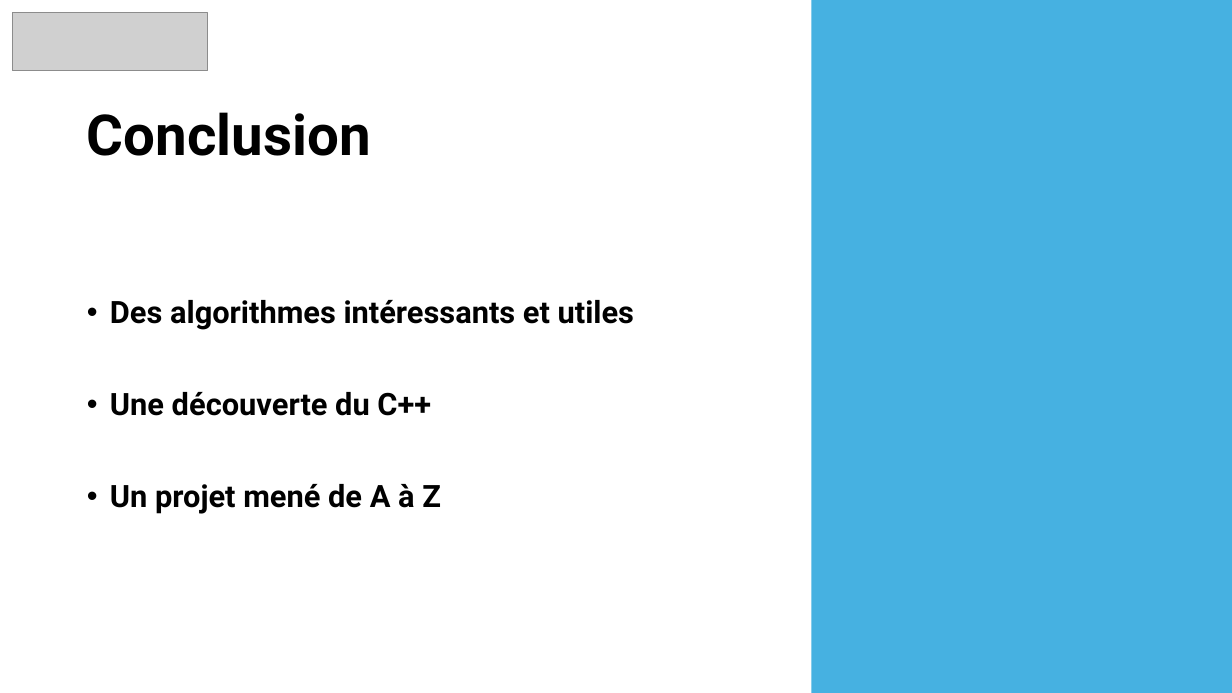
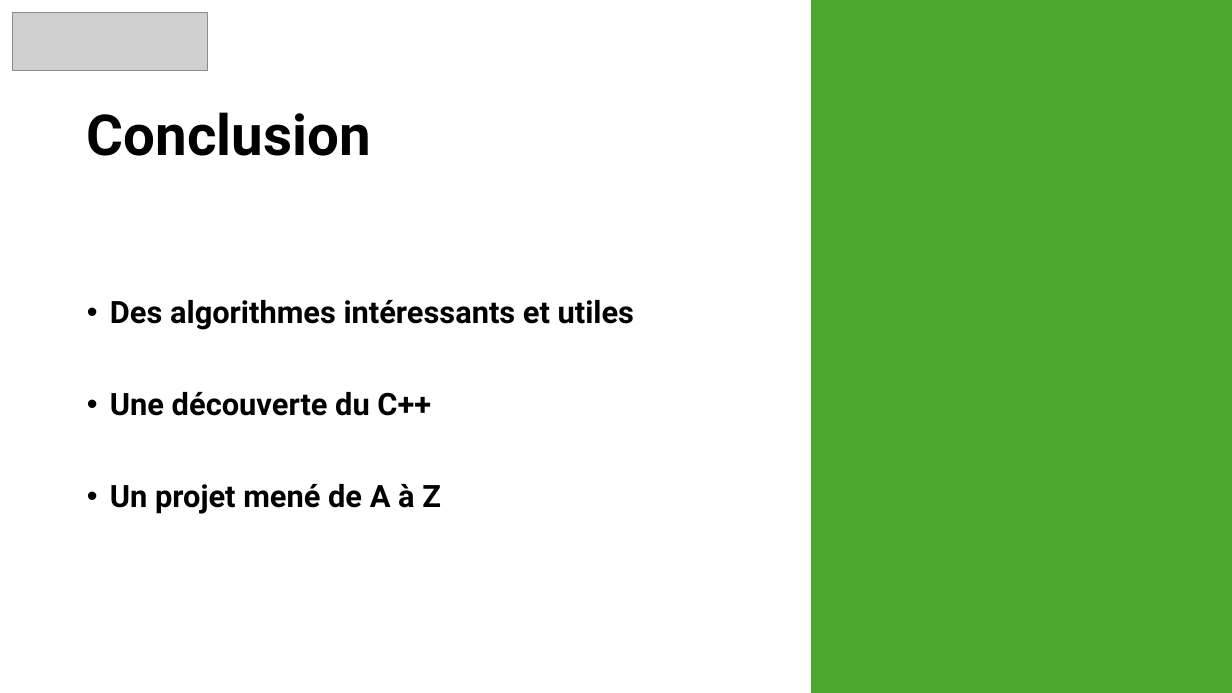
Before and after one commit to snonow/PROJ631-Arbres_de_decision, a slide deck: slide 7 of Presentation-Proj631 - Arbre_de_Décision.pptx. Drawn at 1232x693 pixels with LibreOffice and Linux fonts; fonts in the diff are those of the drawing; grey boxes stand for pictures. Boxes give left, top, right and bottom in pixels: in the first picture for what was removed or moved away, otherwise in the second. Text is boxed around its words. In the diff, an @@ line names an element or a change of style, - is before the commit and + after.

```diff
--- a/Presentation-Proj631 - Arbre_de_Décision.pptx
+++ b/Presentation-Proj631 - Arbre_de_Décision.pptx
@@ rectangle at (811,0,1232,693): fill #46B1E1 to #4EA72E; outline none to #4EA72E 1.5 pt @@
```
Also in this commit, not shown: 6 other slides changed, 2 other files.
